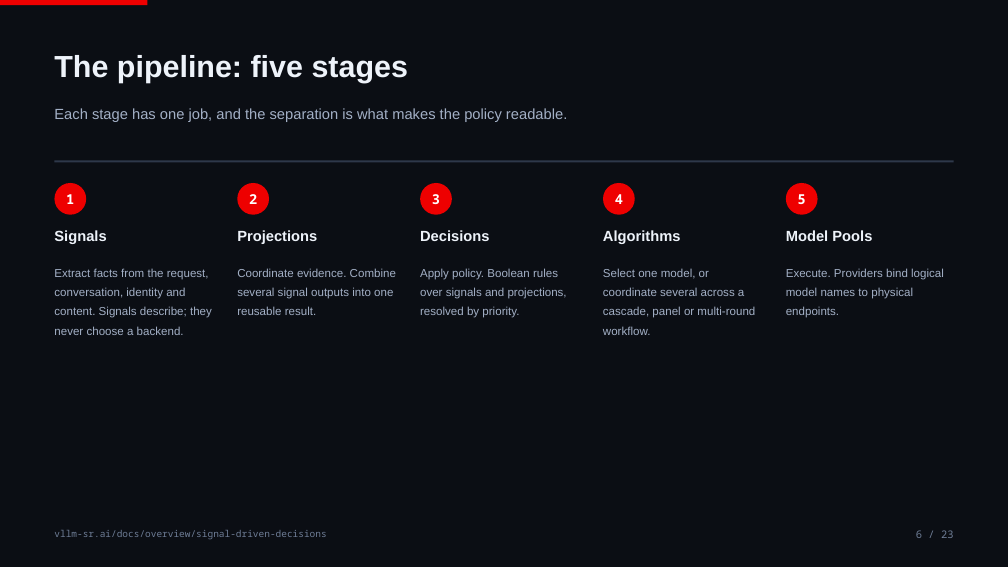
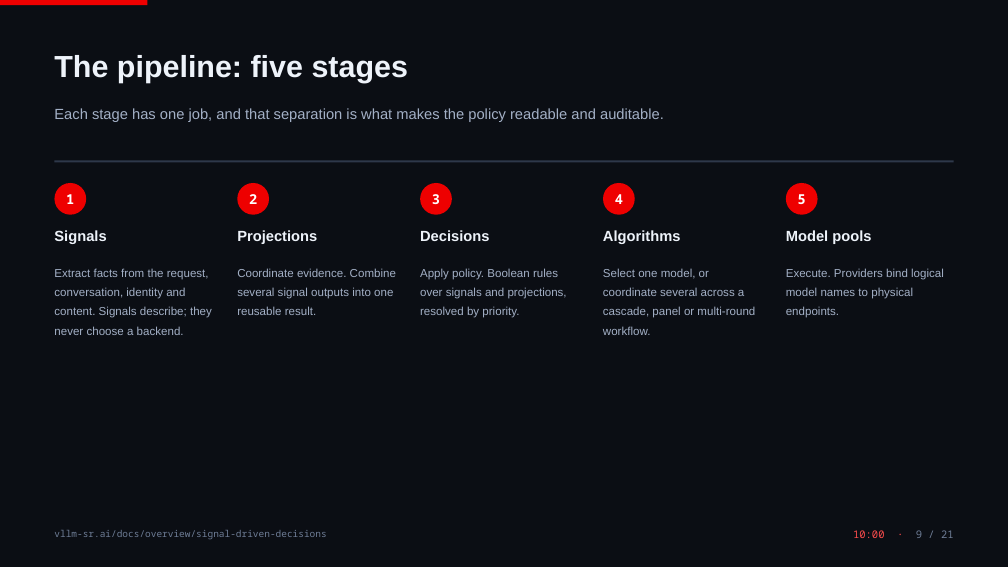
Before and after one commit to ritzshah/vllm-semantic-router-demo, a slide deck: slide 9 of docs/presentation/vLLM-Semantic-Router.pptx (slide 6 before the commit). Drawn at 1008x567 pixels with LibreOffice and Linux fonts; fonts in the diff are those of the drawing. Boxes give left, top, right and bottom in pixels: in the first picture for what was removed or moved away, otherwise in the second. Text is boxed around its words. In the diff, an @@ line names an element or a change of style, - is before the commit and + after.

```diff
--- a/docs/presentation/vLLM-Semantic-Router.pptx
+++ b/docs/presentation/vLLM-Semantic-Router.pptx
@@ text at [54, 108, 664, 122]: text changed @@
-Each stage has one job, and the separation is what makes the policy readable.
+Each stage has one job, and that separation is what makes the policy readable and auditable.
@@ text at [786, 230, 871, 244]: text changed @@
-Model Pools
+Model pools
@@ text at [853, 530, 954, 538]: text changed; text colour #6E7D96 to #FF4D4D @@
-6 / 23
+10:00 · 9 / 21
```
Also in this commit, not shown: 10 other slides changed, 10 slides added, 12 slides removed, 5 other files.
